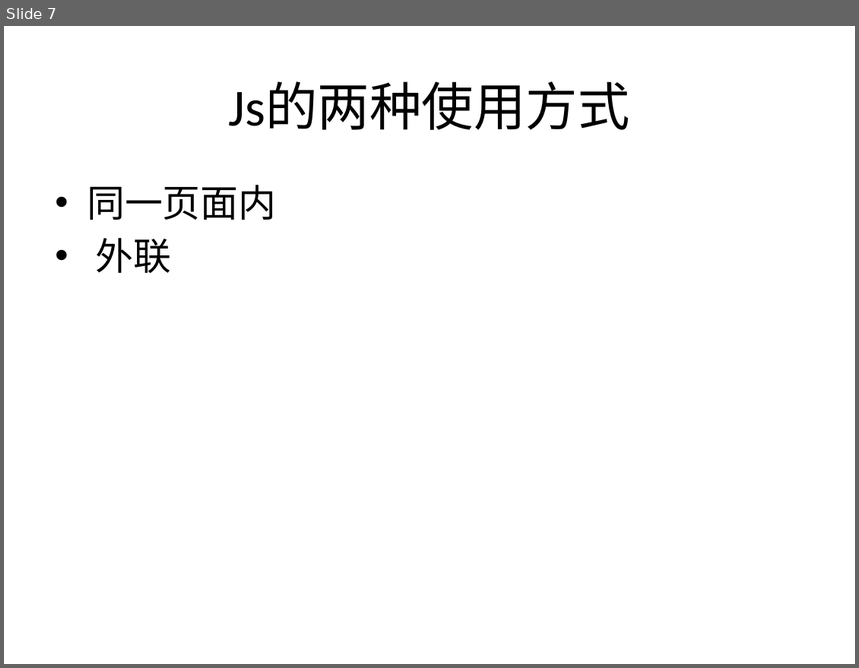
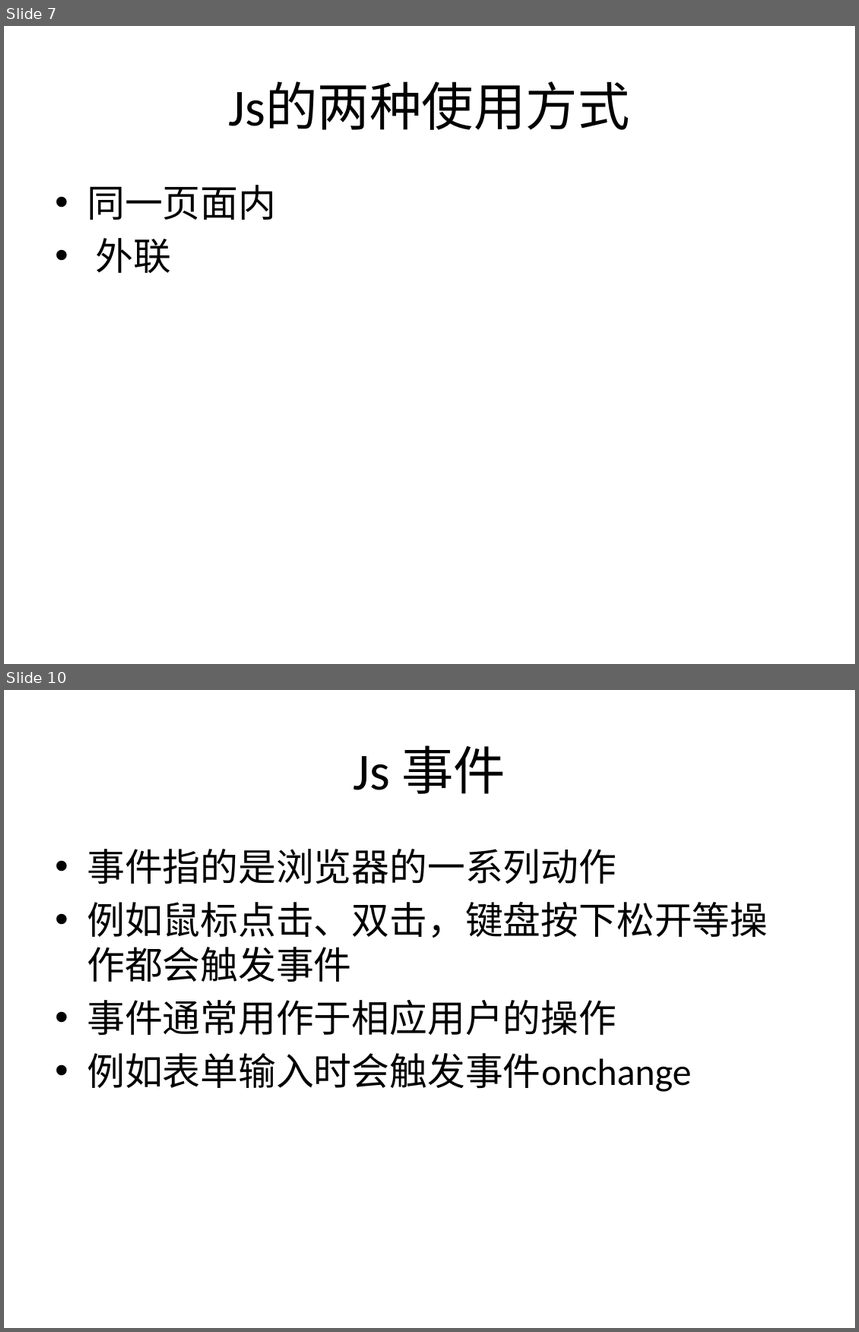
Before and after one commit to zhan3333/html-css-js-example, a slide deck: ppt/html-css-js.pptx. Shown one above the other, each under a label of ours: slide 7 before the commit, slides 7 and 10 after it; the slides between them are not shown. The pictures are 859x668 and 859x1332 pixels, drawn with LibreOffice and Linux fonts; fonts in the diff are those of the drawing. Boxes give left, top, right and bottom in pixels: in the first picture for what was removed or moved away, otherwise in the second. Text is boxed around its words. In the diff, an @@ line names an element or a change of style, - is before the commit and + after.

```diff
--- a/ppt/html-css-js.pptx
+++ b/ppt/html-css-js.pptx
@@ slide 10 added at <box>4,690,855,1328</box>, background #FFFFFF @@
@@ title added at <box>353,745,506,794</box>, 44 pt, text #000000 @@
+Js 事件
@@ text added at <box>87,849,768,1092</box>, 32 pt, text #000000 @@
+• 事件指的是浏览器的一系列动作
+• 例如鼠标点击、双击，键盘按下松开等操作都会触发事件
+• 事件通常用作于相应用户的操作
+• 例如表单输入时会触发事件onchange
```
Also in this commit, not shown: 1 slide changed, 1 other slide added, 3 other files.
